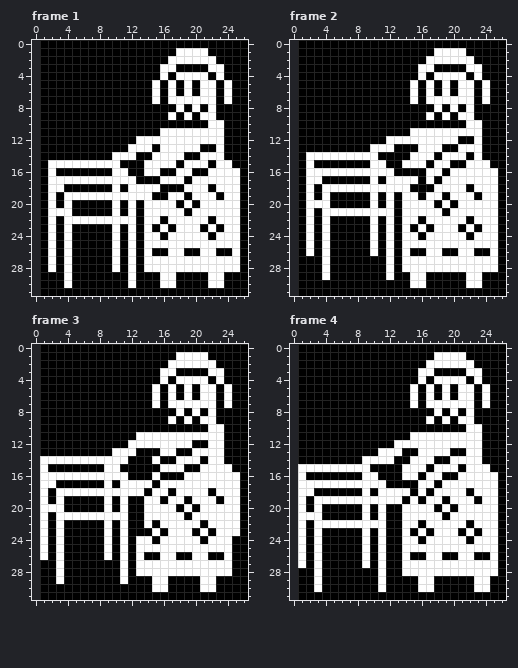
Pixel-art file: Assets/Aseprite/New New/OldLady.aseprite. Above: the version before the commit.
26x32 pixels, 4 frames. Shown: frame 1, frame 2, frame 3, frame 4. The old version is drawn lined up with the new one, on the new canvas.
The result:
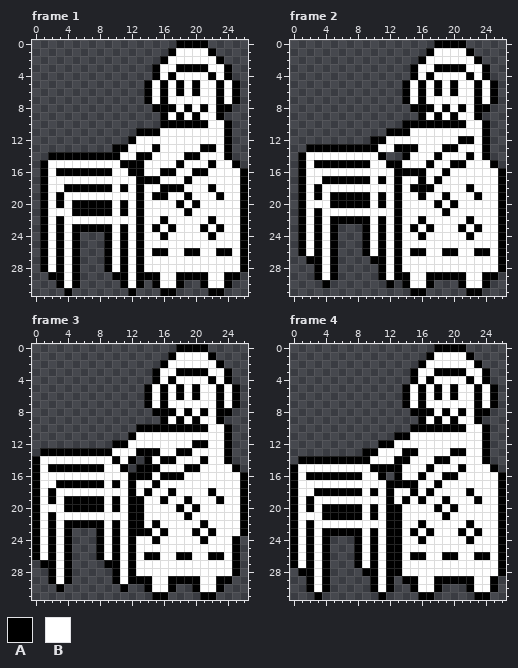
Palette (. is transparent): A #000000  B #ffffff
Changes in this commit:
canvas 26x32 -> 27x32, the old top-left corner now at 1,0
Changed rows in their new state; - is an unchanged pixel.
Frame 1:
first column x 1:
 0 .................----.....
 1 ................------....
 2 ...............--------...
 3 ..............----------..
 4 ..............----------..
 5 .............------------.
 6 .............------------.
 7 .............------------.
 8 ..............----------..
 9 ...............--------...
10 ...............---------..
11 ............------------..
12 ...........-------------..
13 .........---------------..
14 .--------A--------------..
15 -------------------------.
18 ------------A-------------
19 ------------A-------------
first column x 1:
24 -----...------------------
25 -----...------------------
26 -----...------------------
27 -----...------------------
28 -----...------------------
29 .----....----------------.
30 ..---.....---.----..----..
31 ...-.......-...--....--...
Frame 2:
first column x 1:
 0 .................----.....
 1 ................------....
 2 ...............--------...
 3 ..............----------..
 4 ..............----------..
 5 .............------------.
 6 .............------------.
 7 .............------------.
 8 ..............----------..
 9 ...............--------...
10 .............-----------..
11 ...........-------------..
12 .........---------------..
13 .--------A--------------..
14 -----------..-----------..
15 -------------------------.
17 ------------A-------------
18 ------------A-------------
first column x 1:
23 -----...------------------
24 -----...------------------
25 -----...------------------
26 -----...------------------
27 .----....-----------------
28 ..---.....----------------
29 ..---.....---------------.
30 ...-.......-.----...----..
31 ..............--.....--...
Frame 3:
first column x 0:
 0 -.................----.....
 1 -................------....
 2 -...............--------...
 3 -..............----------..
 4 -..............----------..
 5 -.............------------.
 6 -.............------------.
 7 -.............------------.
 8 -..............----------..
 9 -...............--------...
10 -............------------..
11 -...........-------------..
12 -.........---------------..
13 -------------------------..
14 A---------A--.-----------..
15 A-----------.-------------.
16 A--------------------------
17 A-----------A--------------
18 A-----------A--------------
19 A--------------------------
20 A--------------------------
21 A--------------------------
22 A--------------------------
23 A----...-------------------
24 A----...------------------.
25 A----...------------------.
26 A----...------------------.
27 -----....-----------------.
28 -.---.....----------------.
29 -.---.....---------------..
30 -..-.......-..----..----...
31 -..............--....--....
Frame 4:
first column x 0:
 0 -.................----.....
 1 -................------....
 2 -...............--------...
 3 -..............----------..
 4 -..............----------..
 5 -.............------------.
 6 -.............------------.
 7 -.............------------.
 8 -..............----------..
 9 -...............--------...
10 -..............----------..
11 -............------------..
12 -..........--------------..
13 -........----------------..
14 ---------A---------------..
15 A-------------------------.
16 A-----------.--------------
17 A--------------------------
18 A-----------A--------------
19 A-----------A--------------
20 A--------------------------
21 A--------------------------
22 A--------------------------
23 A--------------------------
24 A----...-------------------
25 A----...-------------------
26 A----...-------------------
27 A----...-------------------
28 -----....------------------
29 -.---.....---.------------.
30 -.---.....---..----...----.
31 -..-.......-....--.....--..
